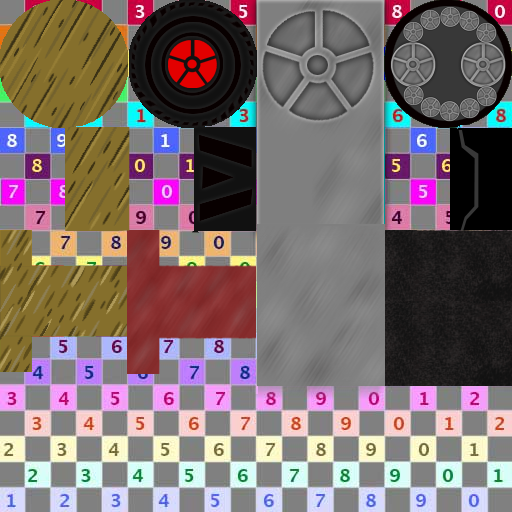
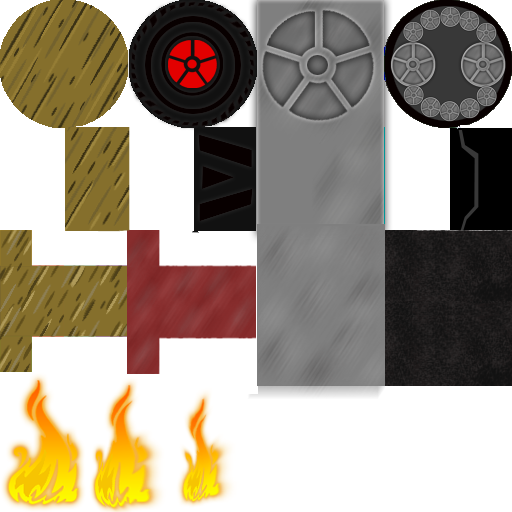
Layers edited between the first and the second 512x512 image:
added layer "Layer 29 copy 2" above "Layer 29 copy" over [175, 386, 240, 508]
added layer "Layer 29 copy" above "Layer 29" over [89, 376, 168, 512]
added layer "Layer 29" above "Layer 22" over [0, 372, 87, 512]
hid "Layer 1" over [0, 0, 512, 512]
